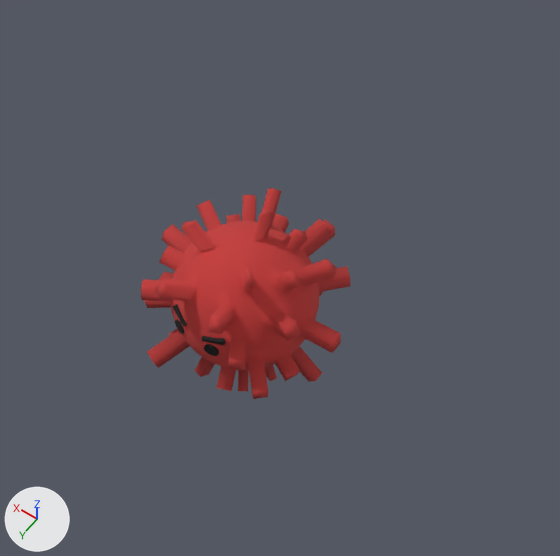
The FBX model Computer Virus Survivors/Assets/Models/Virus_Corona/Virus_Corona_Angry.fbx: old version first, new version second.
One viewpoint serves both versions: a camera (50 mm lens) standing at (-0.806, 0.854, 1.651) and looking at (-0.009, -0.263, -0.103). Arrows for +X, +Y and +Z are at lower left; the lights stay in place.

Names of what the first picture shows: 'Eye.L', 'Eye.R', 'EyeBrow.L', 'EyeBrow.R', 'Sphere'.
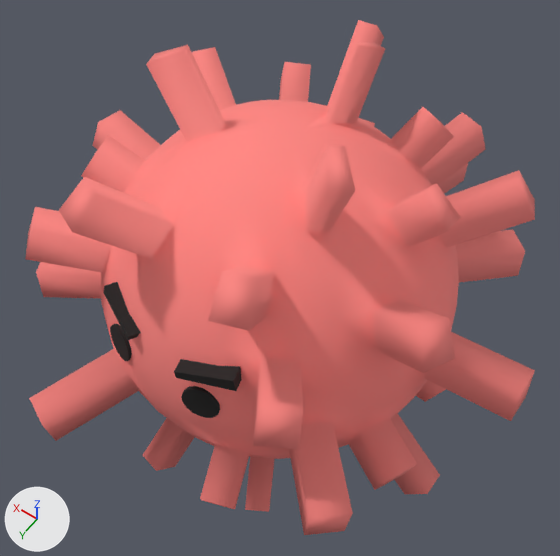
Location of each change, (x1, y1, x2, y2) in pixels of the pictures (560 x 556 px):
'Sphere', recoloured, mesh turned
    before: (141, 188, 351, 399)
    after: (26, 20, 535, 535)
'EyeBrow.R', mesh turned, moved
    before: (202, 336, 225, 345)
    after: (174, 359, 242, 391)
'Eye.R', mesh turned, moved
    before: (204, 344, 219, 356)
    after: (181, 386, 220, 418)
'EyeBrow.L', mesh turned, moved
    before: (173, 304, 187, 327)
    after: (103, 282, 141, 340)
'Eye.L', mesh turned, moved
    before: (175, 319, 184, 334)
    after: (110, 324, 132, 362)

The change, as a diff of the scene's bpy script:
```diff
--- a/Computer Virus Survivors/Assets/Models/Virus_Corona/Virus_Corona_Angry.fbx.py
+++ b/Computer Virus Survivors/Assets/Models/Virus_Corona/Virus_Corona_Angry.fbx.py
@@ mat_body @@
+mat_body = principled_material('Body')
+mat_body.base_color = (1.0, 0.236, 0.218)  # pink #ff8581
+mat_body.roughness = 0.8
@@ me_cylinder @@
 me_cylinder.from_pydata(...)  # 32 vertices, 18 faces; spans x -0.022..0.022, y -0.0151..0.0151, z -0.02..0.02
 # used by ob_eye_r; location = (-0.045, 0.08, -0.007)
+# me_cylinder part 3: the whole mesh is turned 10 degrees about the x axis through its middle and scaled by 2.5
 me_cylinder.materials.append(mat_material)
@@ me_cube_004 @@
 me_cube_004.from_pydata(...)  # 8 vertices, 6 faces; spans x -0.0336..0.0332, y -0.0168..0.0285, z -0.0115..0.0115
 # used by ob_eyebrow_r; location = (-0.047, 0.065, 0.034)
+# me_cube_004 part 4: the whole mesh is turned 10 degrees about the x axis through the mesh origin and scaled by 2.5
 me_cube_004.materials.append(mat_material)
@@ me_cylinder_001 @@
 me_cylinder_001.from_pydata(...)  # 32 vertices, 18 faces; spans x -0.0221..0.0221, y -0.0157..0.0157, z -0.02..0.02
 # used by ob_eye_l; location = (0.063, 0.073, -0.007)
+# me_cylinder_001 part 1: the whole mesh is turned 10 degrees about the x axis through its middle and scaled by 2.5
 me_cylinder_001.materials.append(mat_material)
@@ me_cube @@
 me_cube.from_pydata(...)  # 8 vertices, 6 faces; spans x -0.0372..0.0302, y -0.0299..0.0205, z -0.0131..0.013
 # used by ob_eyebrow_l; location = (0.064, 0.068, 0.036)
+# me_cube part 2: the whole mesh is turned 10 degrees about the x axis through the mesh origin and scaled by 2.5
 me_cube.materials.append(mat_material)
@@ me_sphere @@
 me_sphere.from_pydata(...)  # 654 vertices, 684 faces; spans x -0.298..0.267, y -0.426..0.168, z -0.293..0.251
 # used by ob_sphere; location = (0.0, 0.0, 0.0)
-me_sphere.materials.append(mat_material_001)  # red #c23c3a
+# me_sphere part 5: the whole mesh is turned 10 degrees about the x axis through the mesh origin and scaled by 2.5
+me_sphere.materials.append(mat_body)  # pink #ff8581
@@ ob_eye_r @@
 ob_eye_r = bpy.data.objects.new('Eye.R', me_cylinder)
-ob_eye_r.location = (-0.045, 0.08, -0.007)
+ob_eye_r.location = (-0.115, 0.199, -0.007)
@@ ob_eyebrow_r @@
 ob_eyebrow_r = bpy.data.objects.new('EyeBrow.R', me_cube_004)
-ob_eyebrow_r.location = (-0.047, 0.065, 0.034)
+ob_eyebrow_r.location = (-0.127, 0.165, 0.104)
@@ ob_eye_l @@
 ob_eye_l = bpy.data.objects.new('Eye.L', me_cylinder_001)
-ob_eye_l.location = (0.063, 0.073, -0.007)
+ob_eye_l.location = (0.147, 0.186, -0.007)
@@ ob_eyebrow_l @@
 ob_eyebrow_l = bpy.data.objects.new('EyeBrow.L', me_cube)
-ob_eyebrow_l.location = (0.064, 0.068, 0.036)
+ob_eyebrow_l.location = (0.155, 0.169, 0.103)
```
